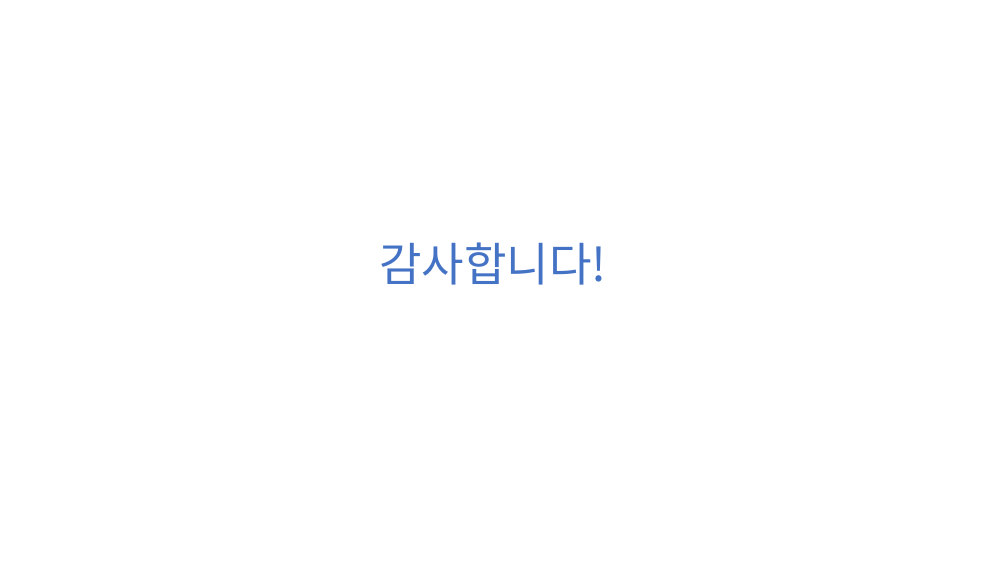
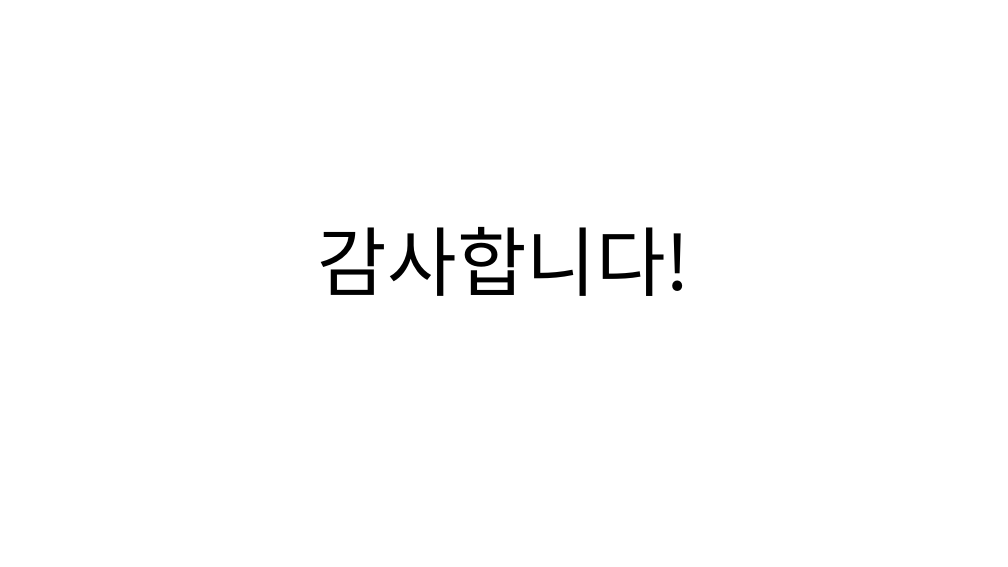
Before and after one commit to IamGroooooot/lets-go--physicist, a slide deck: slide 5 of 모바일 앱 개발 24조.pptx. Drawn at 1008x567 pixels with LibreOffice and Linux fonts; fonts in the diff are those of the drawing. Boxes give left, top, right and bottom in pixels: in the first picture for what was removed or moved away, otherwise in the second. Text is boxed around its words. In the diff, an @@ line names an element or a change of style, - is before the commit and + after.

```diff
--- a/모바일 앱 개발 24조.pptx
+++ b/모바일 앱 개발 24조.pptx
@@ title "감사합니다!" at <box>318,227,690,296</box>: size 44 to 72 pt, text colour #4472C4 to #000000; alignment left to centre @@
```
Also in this commit, not shown: 4 other slides changed, 1 other file.
